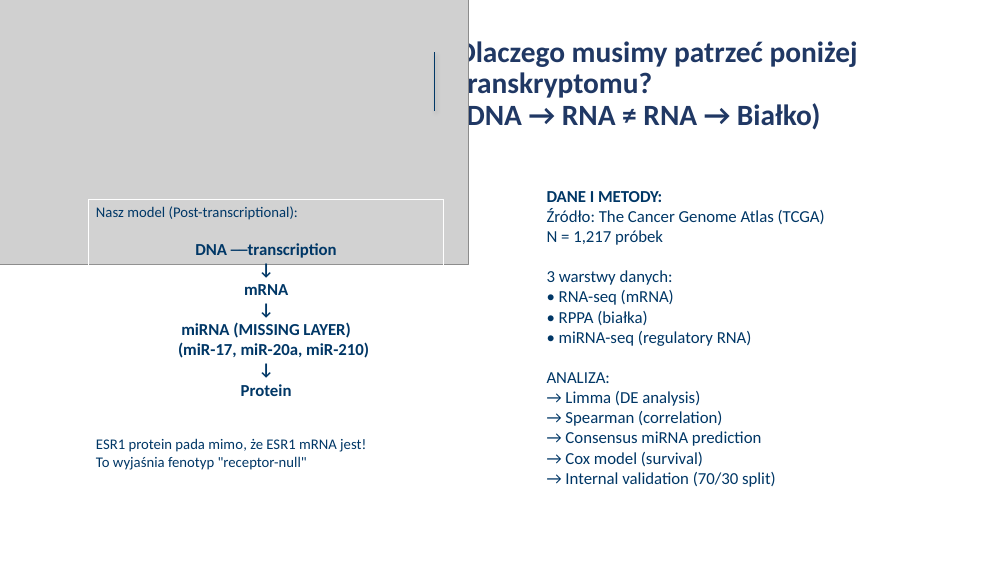
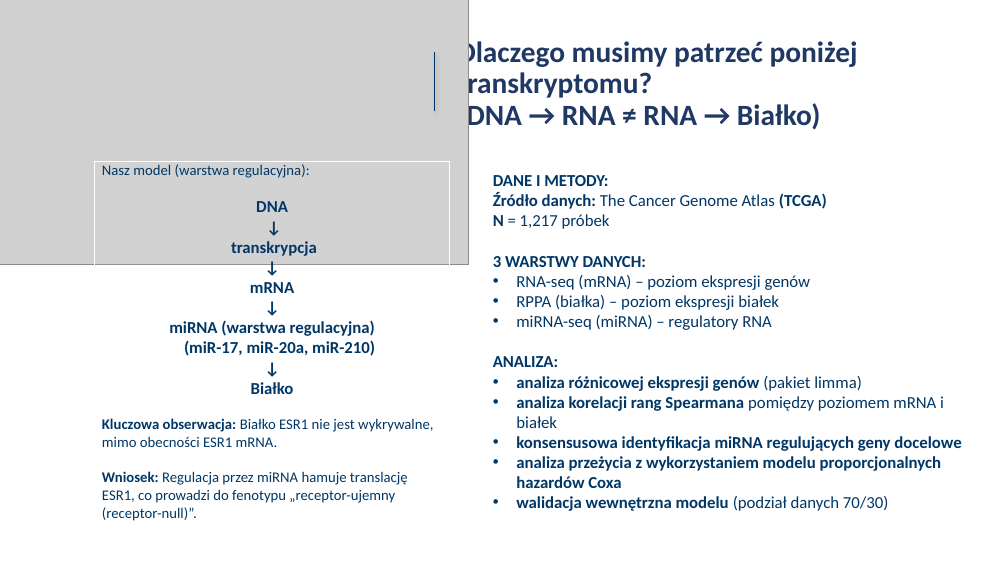
Before and after one commit to iZabela0001/Projekt_badawczy, a slide deck: slide 4 of pisanie_artykulu+prezentacja/Prezentacja.pptx. Drawn at 1008x567 pixels with LibreOffice and Linux fonts; fonts in the diff are those of the drawing; grey boxes stand for pictures. Boxes give left, top, right and bottom in pixels: in the first picture for what was removed or moved away, otherwise in the second. Text is boxed around its words. In the diff, an @@ line names an element or a change of style, - is before the commit and + after.

```diff
--- a/pisanie_artykulu+prezentacja/Prezentacja.pptx
+++ b/pisanie_artykulu+prezentacja/Prezentacja.pptx
@@ rectangle "Nasz model (warstwa regulacyjna):": place and size @@
-rectangle "Nasz model (warstwa regulacyjna):" at <box>88,200,444,473</box>
+rectangle "Nasz model (warstwa regulacyjna):" at <box>95,161,450,521</box>
@@ text in rectangle at <box>102,164,317,256</box>: text changed @@
-Nasz model (Post-transcriptional):
-DNA ──transcription
+Nasz model (warstwa regulacyjna):
+DNA
+↓
+transkrypcja
@@ rectangle "DANE I METODY:": place and size @@
-rectangle "DANE I METODY:" at <box>539,169,879,504</box>
+rectangle "DANE I METODY:" at <box>485,152,984,530</box>
@@ text in rectangle at <box>493,193,827,209</box>: text changed @@
-Źródło: The Cancer Genome Atlas (TCGA)
+Źródło danych: The Cancer Genome Atlas (TCGA)
@@ text in rectangle at <box>493,214,610,367</box>: bold on in "N", "ANALIZA:" @@
@@ text in rectangle at <box>493,256,811,330</box>: text changed @@
-3 warstwy danych:
-• RNA-seq (mRNA)
-• RPPA (białka)
-• miRNA-seq (regulatory RNA)
+3 WARSTWY DANYCH:
+• RNA-seq (mRNA) – poziom ekspresji genów
+• RPPA (białka) – poziom ekspresji białek
+• miRNA-seq (miRNA) – regulatory RNA
@@ text in rectangle at <box>169,320,375,336</box>: text changed @@
-miRNA (MISSING LAYER)
+miRNA (warstwa regulacyjna)
@@ text in rectangle at <box>102,382,433,521</box>: text changed @@
-Protein
-ESR1 protein pada mimo, że ESR1 mRNA jest!
-To wyjaśnia fenotyp "receptor-null"
+Białko
+Kluczowa obserwacja: Białko ESR1 nie jest wykrywalne, mimo obecności ESR1 mRNA.
+Wniosek: Regulacja przez miRNA hamuje translację ESR1, co prowadzi do fenotypu „receptor-ujemny (receptor-null)”.
@@ text in rectangle at <box>516,376,961,511</box>: text changed; bold on @@
-→ Limma (DE analysis)
-→ Spearman (correlation)
-→ Consensus miRNA prediction
-→ Cox model (survival)
-→ Internal validation (70/30 split)
+• analiza różnicowej ekspresji genów (pakiet limma)
+• analiza korelacji rang Spearmana pomiędzy poziomem mRNA i białek
+• konsensusowa identyfikacja miRNA regulujących geny docelowe
+• analiza przeżycia z wykorzystaniem modelu proporcjonalnych hazardów Coxa
+• walidacja wewnętrzna modelu (podział danych 70/30)
```
Also in this commit, not shown: 12 other slides changed.
